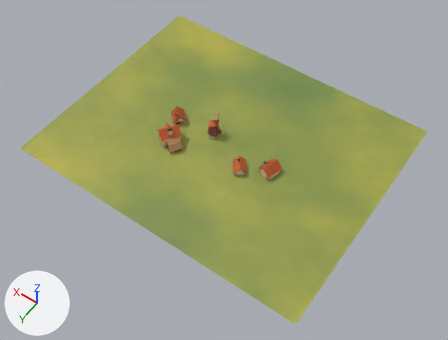
A saved change to the glTF model src/resources/3d/flower field.glb.
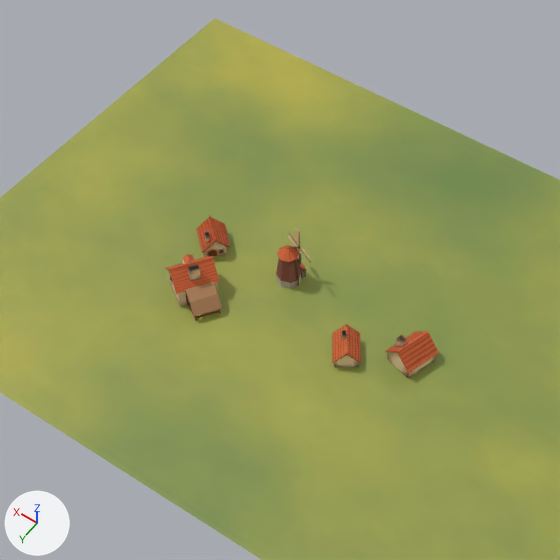
Each version appears first whole from a 50 mm camera at (-147.0, 269.0, 296.0) aimed at (-10.0, 76.0, -6.0), and next in a close-up on the part from 18% to 75% of the width and 2% to 78% of the height. Every picture has the same lights, and +X, +Y and +Z are marked at lower left. Where no turn or scale is listed for an object, it has been applied to the vertices.

The scene before the commit, as lines of its bpy script (objects in view):
```python
ob_blade = bpy.data.objects.new('blade', me_blade)
ob_blade.location = (7.3, 58.4, 11.9)
ob_ground = bpy.data.objects.new('ground', me_plane_001)
ob_ground.location = (0.0, 0.0, 0.0)
ob_house01 = bpy.data.objects.new('house01', me_house01)
ob_house01.location = (28.9, 80.4, -0.3)
ob_house02 = bpy.data.objects.new('house02', me_house02)
ob_house02.location = (-36.1, 65.7, 0.0)
ob_house03 = bpy.data.objects.new('house03', me_house03)
ob_house03.location = (34.7, 63.5, 0.0)
ob_house04 = bpy.data.objects.new('house04', me_house04)
ob_house04.location = (-20.4, 74.3, 0.0)
ob_stable = bpy.data.objects.new('stable', me_stable)
ob_stable.location = (21.2, 85.0, 0.4)
ob_windmill = bpy.data.objects.new('windmill', me_windmill)
ob_windmill.location = (9.0, 61.9, -1.3)
```
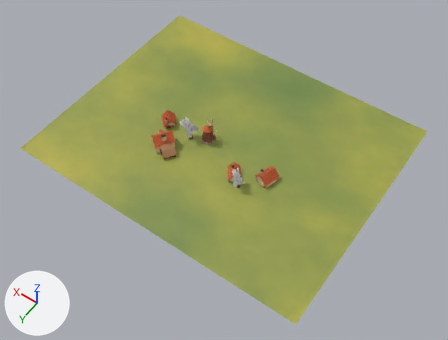
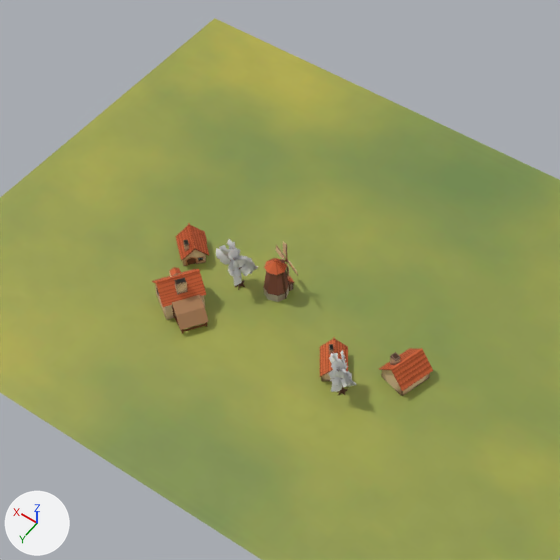
Commit message: new assets: flower field

Where the change shows, as pixel boxes [x1, y1, x2, y2] in the close-ups (560 x 560 px):
```json
{"object": "house02", "change": "moved", "before": [385, 331, 439, 378], "after": [379, 348, 433, 396]}
{"object": "house01", "change": "moved", "before": [165, 254, 220, 307], "after": [152, 267, 206, 320]}
{"object": "house03", "change": "moved", "before": [196, 215, 230, 257], "after": [176, 223, 209, 266]}
{"object": "windmill", "change": "moved", "before": [276, 245, 307, 289], "after": [264, 258, 294, 302]}
{"object": "stable", "change": "moved", "before": [185, 282, 222, 321], "after": [172, 295, 209, 334]}
{"object": "house04", "change": "moved", "before": [332, 323, 361, 367], "after": [320, 337, 348, 381]}
{"object": "tree.001", "change": "added", "after": [216, 239, 258, 290]}
{"object": "tree.002", "change": "added", "after": [328, 350, 356, 396]}
{"object": "blade", "change": "moved", "before": [288, 229, 311, 266], "after": [276, 242, 298, 278]}
```

The change, as JSON lines over the scene's bpy script:
```json
{"op": "add", "block": "img_tree", "code": ["img_tree = load_image('tree', '_unpacked/tree', 64, 64, 'sRGB')"]}
{"op": "add", "block": "mat_leaves", "code": ["mat_leaves = principled_material('leaves')", "mat_leaves.base_color = (0.8, 0.8, 0.8)  # white #e7e7e7", "mat_leaves.roughness = 1.0"]}
{"op": "add", "block": "mat_tree", "code": ["mat_tree = principled_material('tree')", "mat_tree.texture = img_tree", "mat_tree.roughness = 1.0"]}
{"op": "add", "block": "me_tree_001", "code": ["me_tree_001 = bpy.data.meshes.new('tree.001')", "me_tree_001.from_pydata(...)  # 715 vertices, 981 faces; spans x -6.1..8.3, y -2.8..6.0, z -0.3..15.9", "# faces by material slot: [621, 360]", "me_tree_001.materials.append(mat_tree)  # picture img_tree", "me_tree_001.materials.append(mat_leaves)  # white #e7e7e7"]}
{"op": "add", "block": "me_tree_012", "code": ["me_tree_012 = bpy.data.meshes.new('tree.012')", "me_tree_012.from_pydata(...)  # 715 vertices, 981 faces; spans x -4.96..6.39, y -3.92..5.26, z -0.26..13.72", "# faces by material slot: [621, 360]", "me_tree_012.materials.append(mat_tree)  # picture img_tree", "me_tree_012.materials.append(mat_leaves)  # white #e7e7e7"]}
{"op": "set", "path": "ob_house01.location", "old": "(28.9, 80.4, -0.3)", "new": "(28.9, 86.4, -0.3)"}
{"op": "set", "path": "ob_stable.location", "old": "(21.2, 85.0, 0.4)", "new": "(21.2, 91.0, 0.4)"}
{"op": "set", "path": "ob_house02.location", "old": "(-36.1, 65.7, 0.0)", "new": "(-38.1, 71.7, 0.0)"}
{"op": "set", "path": "ob_house03.location", "old": "(34.7, 63.5, 0.0)", "new": "(37.7, 69.5, 0.0)"}
{"op": "set", "path": "ob_house04.location", "old": "(-20.4, 74.3, 0.0)", "new": "(-20.4, 80.3, 0.0)"}
{"op": "set", "path": "ob_windmill.location", "old": "(9.0, 61.9, -1.3)", "new": "(9.0, 67.9, -1.3)"}
{"op": "set", "path": "ob_blade.location", "old": "(7.3, 58.4, 11.9)", "new": "(7.3, 64.4, 11.9)"}
{"op": "add", "block": "ob_tree_001", "code": ["ob_tree_001 = bpy.data.objects.new('tree.001', me_tree_001)", "ob_tree_001.location = (19.1, 70.9, -0.2)"]}
{"op": "add", "block": "ob_tree_002", "code": ["ob_tree_002 = bpy.data.objects.new('tree.002', me_tree_012)", "ob_tree_002.location = (-27.0, 85.4, -0.2)"]}
```
